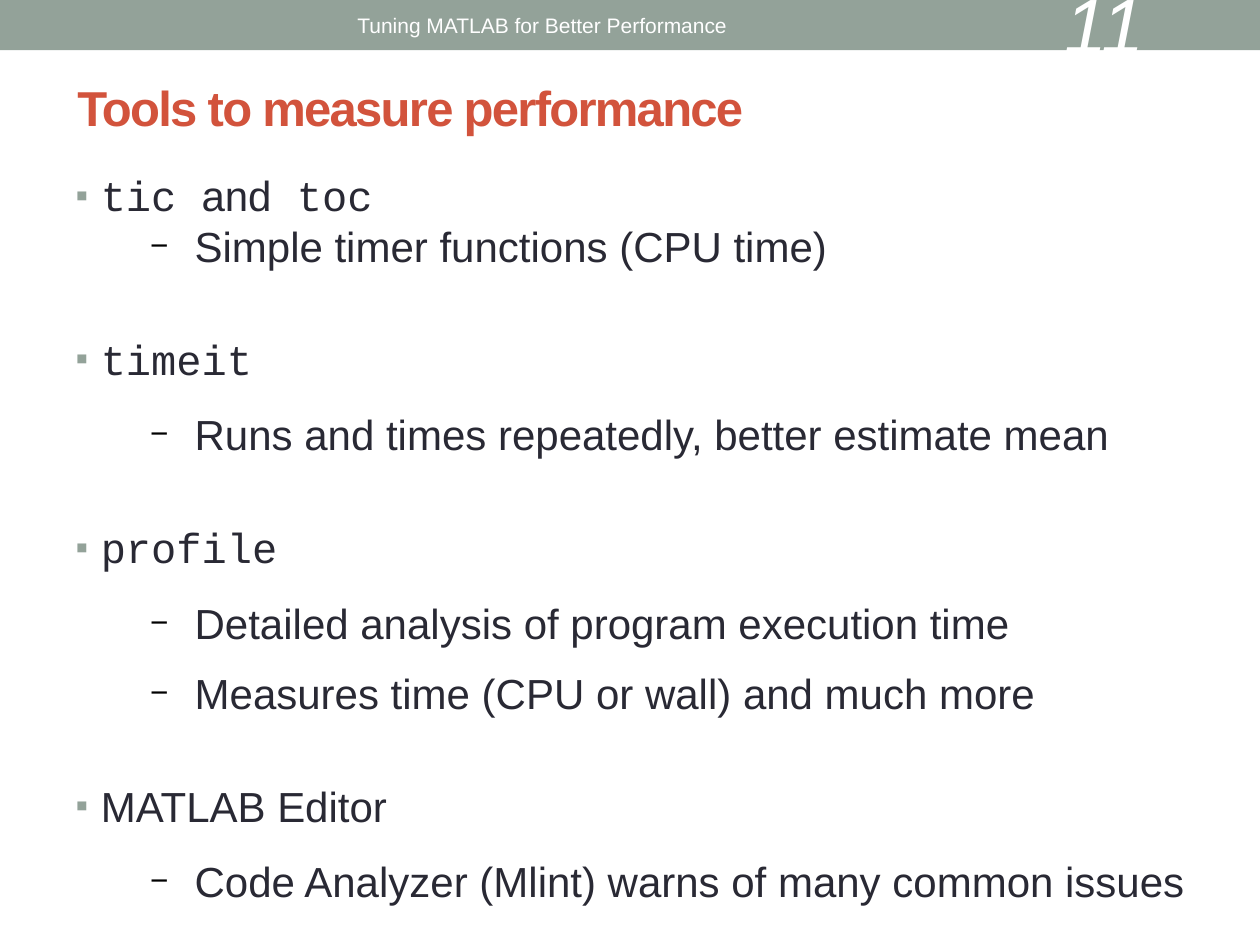
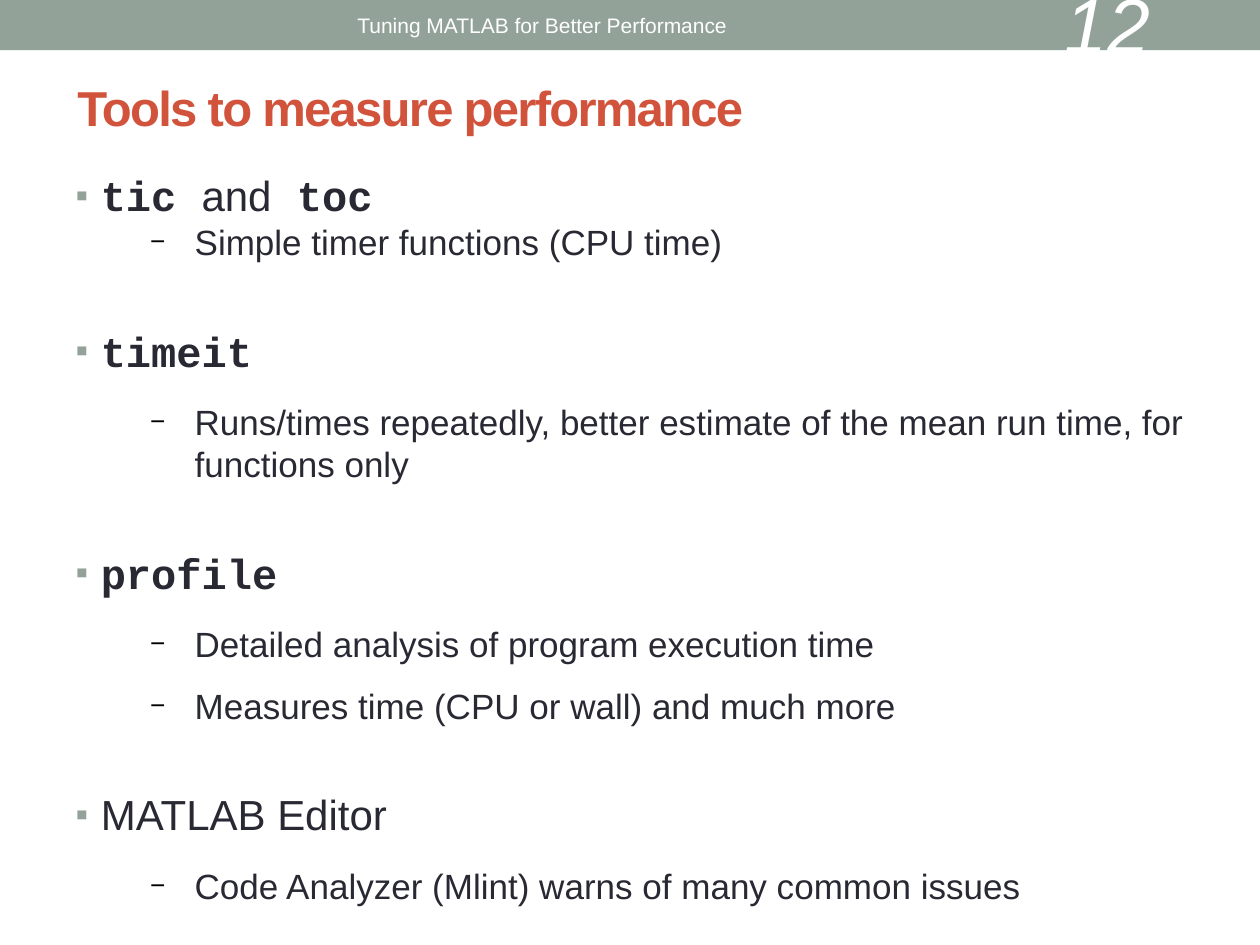
Before and after one commit to keithfma/bu_tutorial_matlab_performance, a slide deck: slide 12 of slides.odp (slide 11 before the commit). Drawn at 1260x945 pixels with LibreOffice and Linux fonts; fonts in the diff are those of the drawing. Boxes give left, top, right and bottom in pixels: in the first picture for what was removed or moved away, otherwise in the second. Text is boxed around its words. In the diff, an @@ line names an element or a change of style, - is before the commit and + after.

```diff
--- a/slides.odp
+++ b/slides.odp
@@ page number at (1064,0,1150,68): text changed @@
-11
+12
@@ text at (101,180,1020,905): bold on in "tic toc", "timeit", "profile"; size 24 to 20 pt in "Simple timer functions (CPU time)", "Detailed analysis of program execution time", "Measures time (CPU or wall) and much ...", "Code Analyzer (Mlint) warns of many common ..." @@
@@ text at (195,409,1183,484): text changed; size 24 to 20 pt @@
-  − Runs and times repeatedly, better estimate mean
+  − Runs/times repeatedly, better estimate of the mean run time, for functions only
```
Also in this commit, not shown: 9 other slides changed, 3 slides added.
